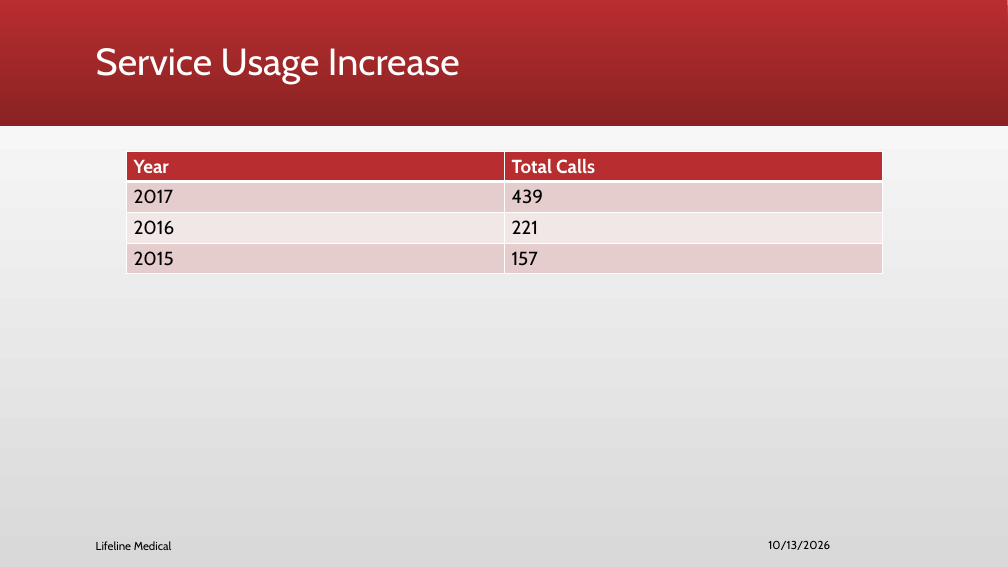
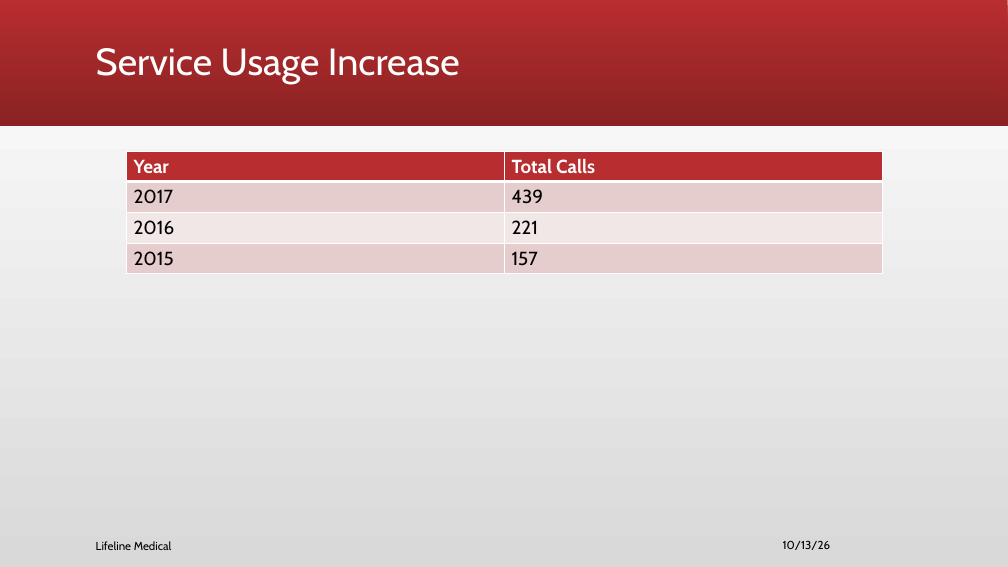
Before and after one commit to bradyewest/testing, a slide deck: slide 7 of NP_PPT19_2a_BraedenMcCrea_2.pptx. Drawn at 1008x567 pixels with LibreOffice and Linux fonts; fonts in the diff are those of the drawing. Boxes give left, top, right and bottom in pixels: in the first picture for what was removed or moved away, otherwise in the second. Text is boxed around its words. In the diff, an @@ line names an element or a change of style, - is before the commit and + after.

```diff
--- a/NP_PPT19_2a_BraedenMcCrea_2.pptx
+++ b/NP_PPT19_2a_BraedenMcCrea_2.pptx
@@ text at (783,541,831,550): text changed @@
-10/13/2026
+10/13/26
```
Also in this commit, not shown: 7 other slides changed.
